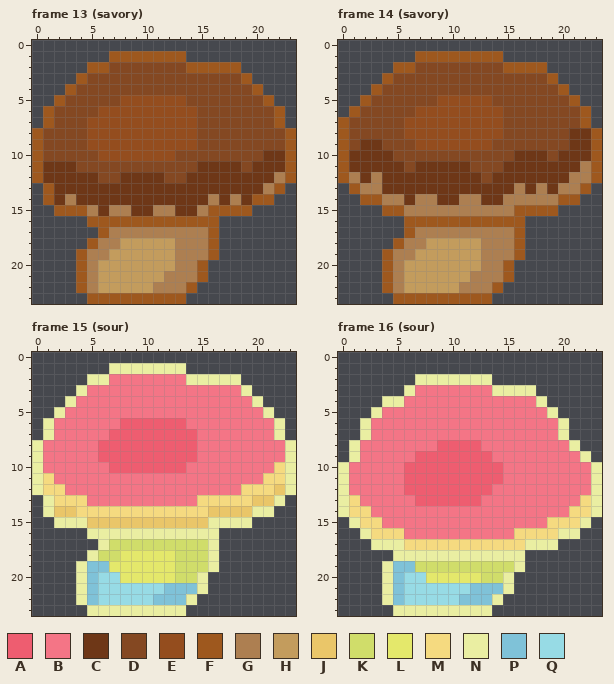
Pixel-art file: Assets/Art/Grapples/mushroom.aseprite. This is how it looked before the edit.
24x24 pixels, 28 frames. Colours within 5 levels of each other are drawn and written as one. Shown: frame 13 (savory), frame 14 (savory), frame 15 (sour), frame 16 (sour). The commit also changed other frames, which this record leaves out.
Visible layers, top first: "cap", "floating stem".
Palette (. is transparent): A #ee5d70  B #f47586  C #6e3717  D #844822  E #944d1e  F #9e581e  G #ad7f51  H #c39c5d  J #eac669  K #d0dd6a  L #e4e86b  M #f5da80  N #eaeea2  P #7fc2d8  Q #97dbe5
Pixels before, frame 13 (savory), first column x 0:
 1 .......FFFFFFF..........
 2 .....FFDDDDDDDFFFFF.....
 3 ....FDDDDDDDDDDDDDDF....
 4 ...FDDDDDDDDDDDDDDDDF...
 5 ..FDDDDDEEEEEEDDDDDDDF..
 6 .FDDDDEEEEEEEEEDDDDDDDF.
 7 .FDDDEEEEEEEEEEDDDDDDDF.
 8 FDDDDEEEEEEEEEEDDDDDDDDF
 9 FDDDDEEEEEEEEEEDDDDDDDDF
10 FDDDDDEEEEEEEDDDDDDDDCCF
11 FCCCDDDDDDDDDDDCCCCDCCCF
12 FCCCCCDDCCCCDDCCCCCCCCGF
13 .FCCCCCCCCCCCCCCCCCCCGF.
14 .FCGCCCCCCCCCCCCGCGCFF..
15 ..FFFGCGGCCGGCCGFFFF....
16 .....FFFFFFFFFFFF.......
17 ......FGGGGGGGGGF.......
18 .....FGGHHHHHGGGF.......
19 ....FGGHHHHHHGGGF.......
20 ....FGHHHHHHHGGF........
21 ....FGHHHHHHGGGF........
22 ....FGHHHHHGGGF.........
23 .....FFFFFFFFF..........
Pixels before, frame 14 (savory), first column x 0:
 1 .......FFFFFFFF.........
 2 .....FFDDDDDDDDFFFF.....
 3 ....FDDDDDDDDDDDDDDF....
 4 ...FDDDDDDDDDDDDDDDDF...
 5 ..FDDDDDDEEEEEDDDDDDDF..
 6 .FDDDDDEEEEEEEEDDDDDDDF.
 7 FDDDDDEEEEEEEEEDDDDDDDF.
 8 FDDDDDEEEEEEEEEDDDDDDCCF
 9 FDCCDDDEEEEEEEDDDDDDDCCF
10 FCCCCDDDDDDDDDDDCCCDCCCF
11 FCCCCCDCCCCCDDDCCCCCCCGF
12 FGCGCCCCCCCCCDCCCCCCCGGF
13 .FGGCCCCCCCCCCCCGCGCGGF.
14 ..FFGGCGGCCGGCCGGGGGFF..
15 ....FFGGGGGGGGGGFFFF....
16 ......FFFFFFFFFFF.......
17 ......FGGGGGGGGGF.......
18 .....FGGHHHHHGGGF.......
19 ....FGGHHHHHHGGGF.......
20 ....FGHHHHHHHGGF........
21 ....FGHHHHHHGGGF........
22 ....FGHHHHHGGGF.........
23 .....FFFFFFFFF..........
Pixels before, frame 15 (sour), first column x 0:
 1 .......NNNNNNN..........
 2 .....NNBBBBBBBNNNNN.....
 3 ....NBBBBBBBBBBBBBBN....
 4 ...NBBBBBBBBBBBBBBBBN...
 5 ..NBBBBBBBBBBBBBBBBBBN..
 6 .NBBBBBBAAAAAABBBBBBBBN.
 7 .NBBBBBAAAAAAAABBBBBBBN.
 8 NBBBBBAAAAAAAAABBBBBBBBN
 9 NBBBBBAAAAAAAAABBBBBBBBN
10 NBBBBBBAAAAAAABBBBBBBBMN
11 NMBBBBBBBBBBBBBBBBBBBMMN
12 NMMBBBBBBBBBBBBBBBBMMMJN
13 .NMMMBBBBBBBBBBMMMMMJJN.
14 .NJJMMMMMMMMMMMMJJJJNN..
15 ..NNNJJJJJJJJJJJNNNN....
16 .....NNNNNNNNNNNN.......
17 ......NKKKKKKKKKN.......
18 .....NKKLLLLLKKKN.......
19 ....NPPLLLLLLKKKN.......
20 ....NPQQLLLLLKKN........
21 ....NPQQQQQQPPPN........
22 ....NPQQQQQPPPN.........
23 .....NNNNNNNNN..........
Pixels before, frame 16 (sour), first column x 0:
 2 .......NNNNNNN..........
 3 ......NBBBBBBBNNNN......
 4 ....NNBBBBBBBBBBBBN.....
 5 ...NBBBBBBBBBBBBBBBN....
 6 ..NBBBBBBBBBBBBBBBBBN...
 7 ..NBBBBBBBBBBBBBBBBBN...
 8 .NBBBBBBBAAAABBBBBBBBN..
 9 .NBBBBBAAAAAAABBBBBBBBN.
10 NBBBBBAAAAAAAAABBBBBBBBN
11 NBBBBBAAAAAAAAABBBBBBBBN
12 NBBBBBAAAAAAAABBBBBBBBBN
13 NMBBBBBAAAAAABBBBBBBBBMN
14 NMMBBBBBBBBBBBBBBBBBBMMN
15 .NMMBBBBBBBBBBBBBBBMMMN.
16 ..NMMMBBBBBBBBBBMMMMNN..
17 ...NNNMMMMMMMMMMMNNN....
18 .....NNNNNNNNNNNN.......
19 ....NPPKKKKKKKKKN.......
20 ....NPQQLLLLLKKN........
21 ....NPQQQQQQPPPN........
22 ....NPQQQQQPPPN.........
23 .....NNNNNNNNN..........
The result:
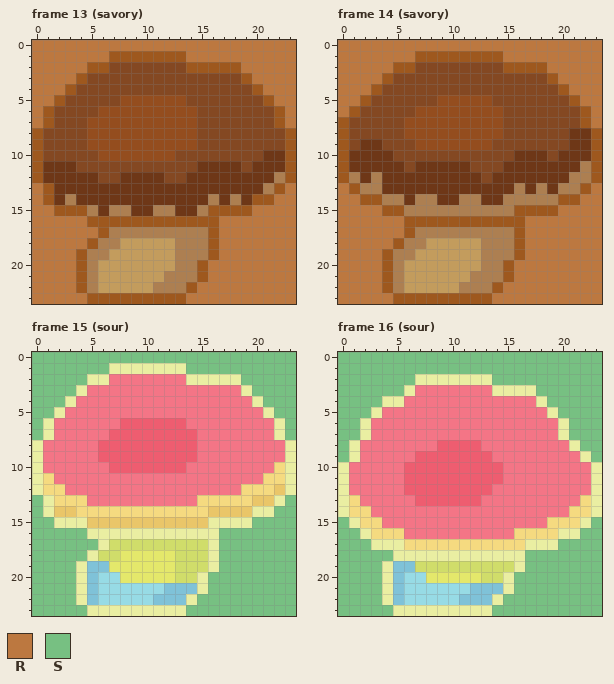
Colours new in this view: R #bc7840  S #77c082
From old to new:
layer "BG" now shown
Changed rows in their new state; - is an unchanged pixel.
Frame 13 (savory), layer "BG":
first column x 0:
 0 RRRRRRRRRRRRRRRRRRRRRRRR
 1 RRRRRRR-------RRRRRRRRRR
 2 RRRRR--------------RRRRR
 3 RRRR----------------RRRR
 4 RRR------------------RRR
 5 RR--------------------RR
 6 R----------------------R
 7 R----------------------R
first column x 0:
13 R----------------------R
14 R---------------------RR
15 RR------------------RRRR
16 RRRRR------------RRRRRRR
17 RRRRRR-----------RRRRRRR
18 RRRRR------------RRRRRRR
19 RRRR-------------RRRRRRR
20 RRRR------------RRRRRRRR
21 RRRR------------RRRRRRRR
22 RRRR-----------RRRRRRRRR
23 RRRRR---------RRRRRRRRRR
Frame 14 (savory), layer "BG":
first column x 0:
 0 RRRRRRRRRRRRRRRRRRRRRRRR
 1 RRRRRRR--------RRRRRRRRR
 2 RRRRR--------------RRRRR
 3 RRRR----------------RRRR
 4 RRR------------------RRR
 5 RR--------------------RR
 6 R----------------------R
 7 -----------------------R
first column x 0:
13 R----------------------R
14 RR--------------------RR
15 RRRR----------------RRRR
16 RRRRRR-----------RRRRRRR
17 RRRRRR-----------RRRRRRR
18 RRRRR------------RRRRRRR
19 RRRR-------------RRRRRRR
20 RRRR------------RRRRRRRR
21 RRRR------------RRRRRRRR
22 RRRR-----------RRRRRRRRR
23 RRRRR---------RRRRRRRRRR
Frame 15 (sour), layer "BG":
first column x 0:
 0 SSSSSSSSSSSSSSSSSSSSSSSS
 1 SSSSSSS-------SSSSSSSSSS
 2 SSSSS--------------SSSSS
 3 SSSS----------------SSSS
 4 SSS------------------SSS
 5 SS--------------------SS
 6 S----------------------S
 7 S----------------------S
first column x 0:
13 S----------------------S
14 S---------------------SS
15 SS------------------SSSS
16 SSSSS------------SSSSSSS
17 SSSSSS-----------SSSSSSS
18 SSSSS------------SSSSSSS
19 SSSS-------------SSSSSSS
20 SSSS------------SSSSSSSS
21 SSSS------------SSSSSSSS
22 SSSS-----------SSSSSSSSS
23 SSSSS---------SSSSSSSSSS
Frame 16 (sour), layer "BG":
first column x 0:
 0 SSSSSSSSSSSSSSSSSSSSSSSS
 1 SSSSSSSSSSSSSSSSSSSSSSSS
 2 SSSSSSS-------SSSSSSSSSS
 3 SSSSSS------------SSSSSS
 4 SSSS---------------SSSSS
 5 SSS-----------------SSSS
 6 SS-------------------SSS
 7 SS-------------------SSS
 8 S---------------------SS
 9 S----------------------S
first column x 0:
15 S----------------------S
16 SS--------------------SS
17 SSS-----------------SSSS
18 SSSSS------------SSSSSSS
19 SSSS-------------SSSSSSS
20 SSSS------------SSSSSSSS
21 SSSS------------SSSSSSSS
22 SSSS-----------SSSSSSSSS
23 SSSSS---------SSSSSSSSSS
